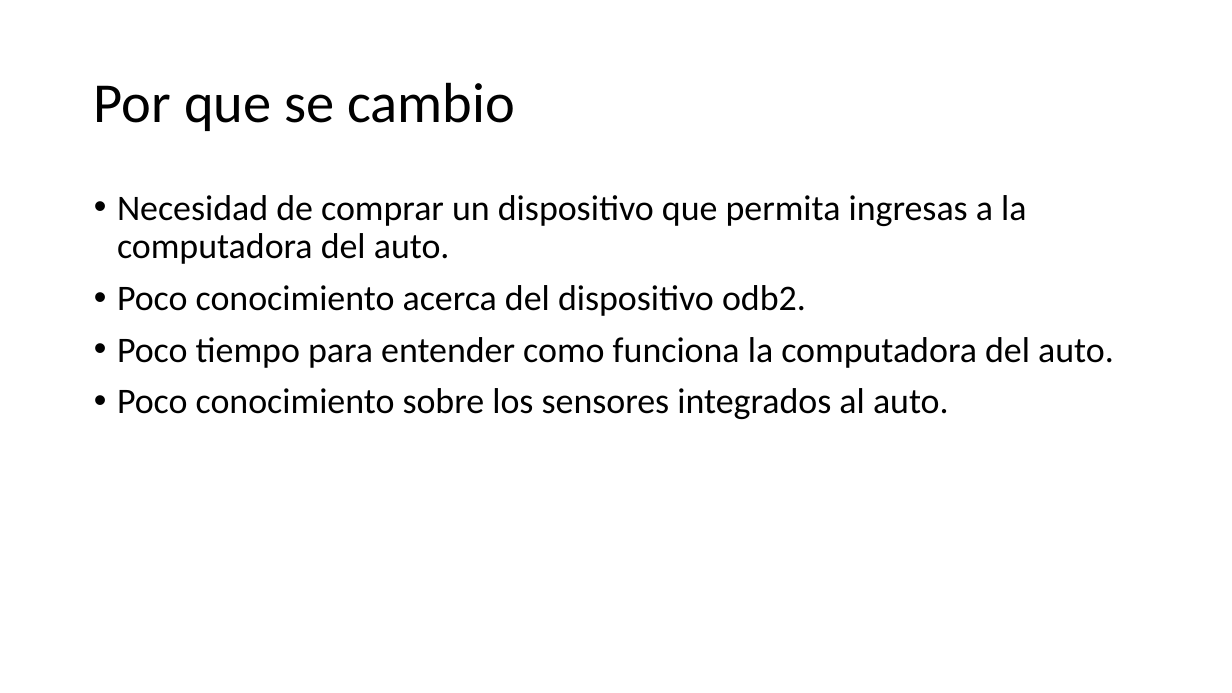
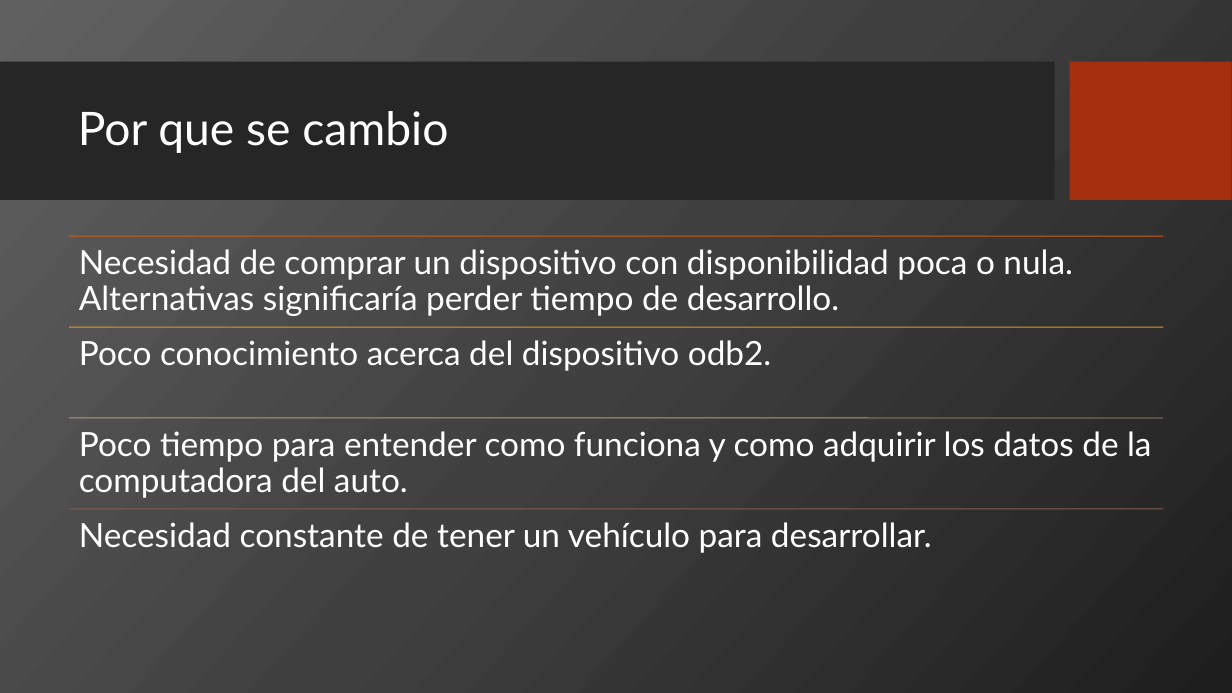
Before and after one commit to JoaquinEMZ/ProyectoAndroid2, a slide deck: slide 2 of presentacion android.pptx. Drawn at 1232x693 pixels with LibreOffice and Linux fonts; fonts in the diff are those of the drawing; background and template pictures are left out. Boxes give left, top, right and bottom in pixels: in the first picture for what was removed or moved away, otherwise in the second. Text is boxed around its words. In the diff, an @@ line names an element or a change of style, - is before the commit and + after.

```diff
--- a/presentacion android.pptx
+++ b/presentacion android.pptx
@@ background #FFFFFF to picture (left out) @@
@@ rectangle added at (0,62,1055,201), fill #262626 @@
@@ title "Por que se cambio": place and size @@
-title "Por que se cambio" at (94,82,515,131)
+title "Por que se cambio" at (78,111,448,153)
@@ title "Por que se cambio" at (78,111,448,153): size 44 to 36 pt, font Calibri to Lato, text colour #000000 to #FFFFFF @@
@@ rectangle added at (1070,62,1232,201), fill #A5300F @@
@@ text removed at (117,195,1114,419) @@
-• Necesidad de comprar un dispositivo que permita ingresas a la computadora del auto.
-• Poco conocimiento acerca del dispositivo odb2.
-• Poco tiempo para entender como funciona la computadora del auto.
-• Poco conocimiento sobre los sensores integrados al auto.
@@ group added at (68,237,1164,553): 4 lines, 4 texts @@
+Necesidad de comprar un dispositivo con disponibilidad poca o nula. Alternativas significaría perder tiempo de desarrollo.
+Poco conocimiento acerca del dispositivo odb2.
+Poco tiempo para entender como funciona y como adquirir los datos de la computadora del auto.
+Necesidad constante de tener un vehículo para desarrollar.
```
Also in this commit, not shown: 7 other slides changed, 1 slide added, 3 other files.
